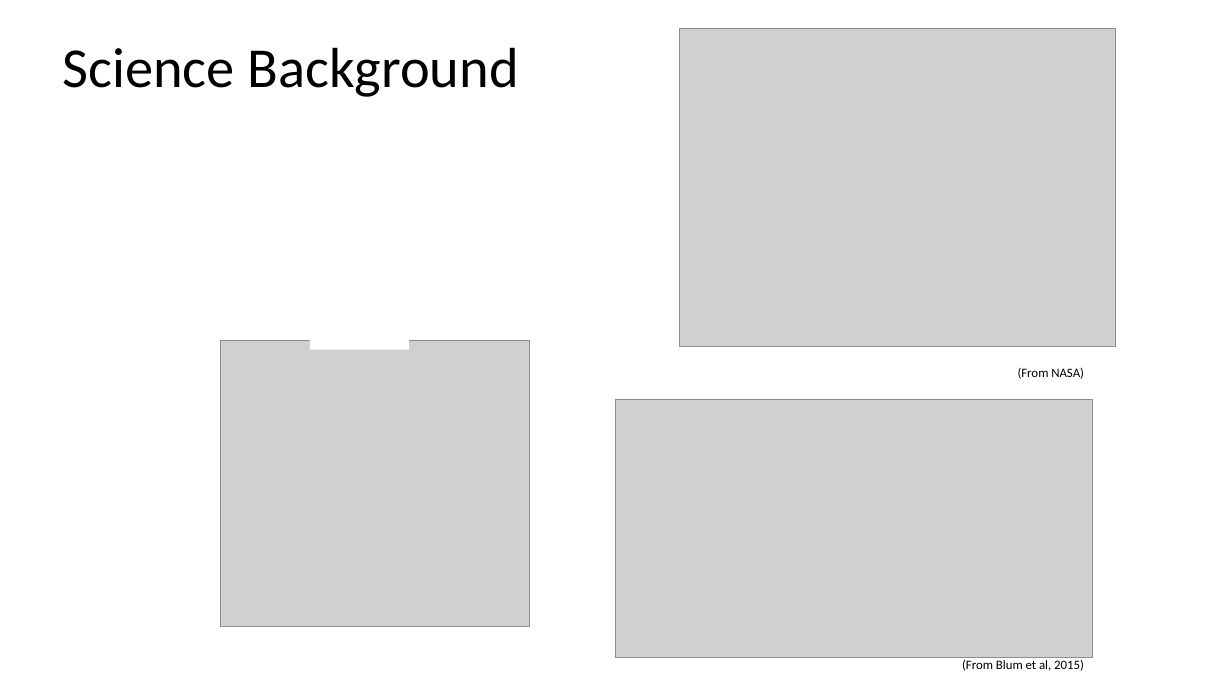
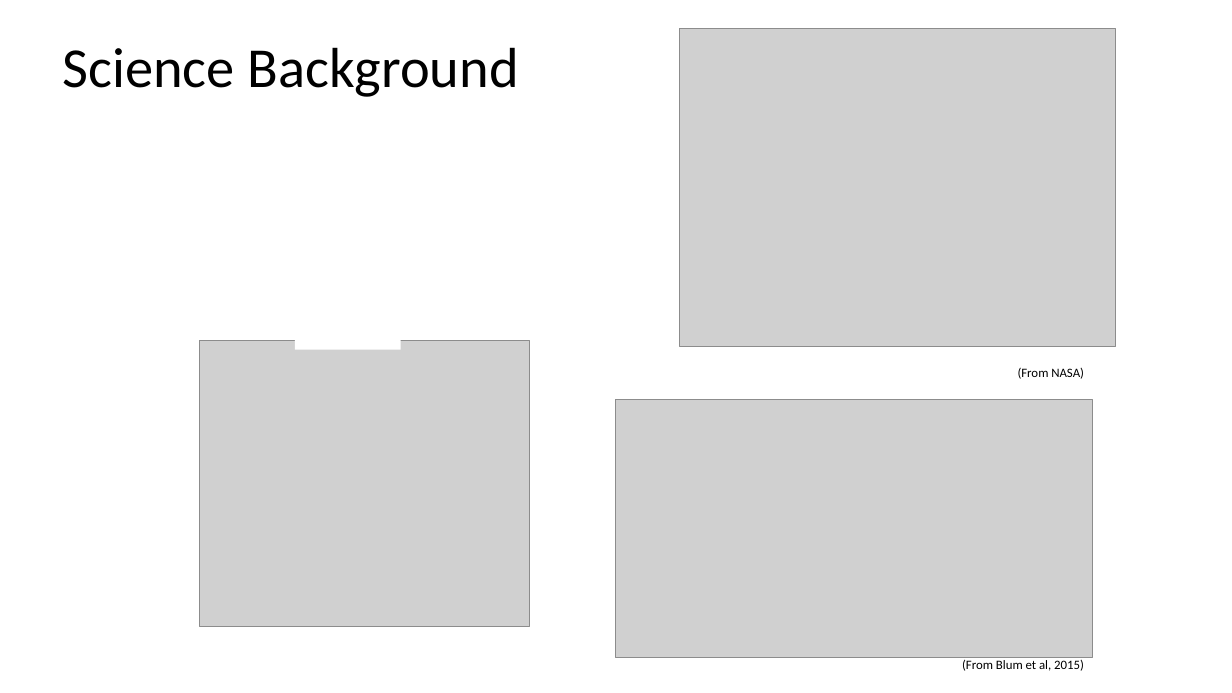
Before and after one commit to conradmr98/lasp-microburst-research, a slide deck: slide 3 of sampexlib/Concept Summaries/LASP Research Summary.pptx. Drawn at 1232x693 pixels with LibreOffice and Linux fonts; fonts in the diff are those of the drawing; grey boxes stand for pictures. Boxes give left, top, right and bottom in pixels: in the first picture for what was removed or moved away, otherwise in the second. Text is boxed around its words. In the diff, an @@ line names an element or a change of style, - is before the commit and + after.

```diff
--- a/sampexlib/Concept Summaries/LASP Research Summary.pptx
+++ b/sampexlib/Concept Summaries/LASP Research Summary.pptx
@@ rectangle: place and size @@
-rectangle at box(310, 316, 409, 350)
+rectangle at box(295, 316, 400, 350)
@@ picture: place and size @@
-picture at box(221, 341, 530, 628)
+picture at box(200, 341, 530, 628)
```
Also in this commit, not shown: 2 other slides changed, 11 other files.
